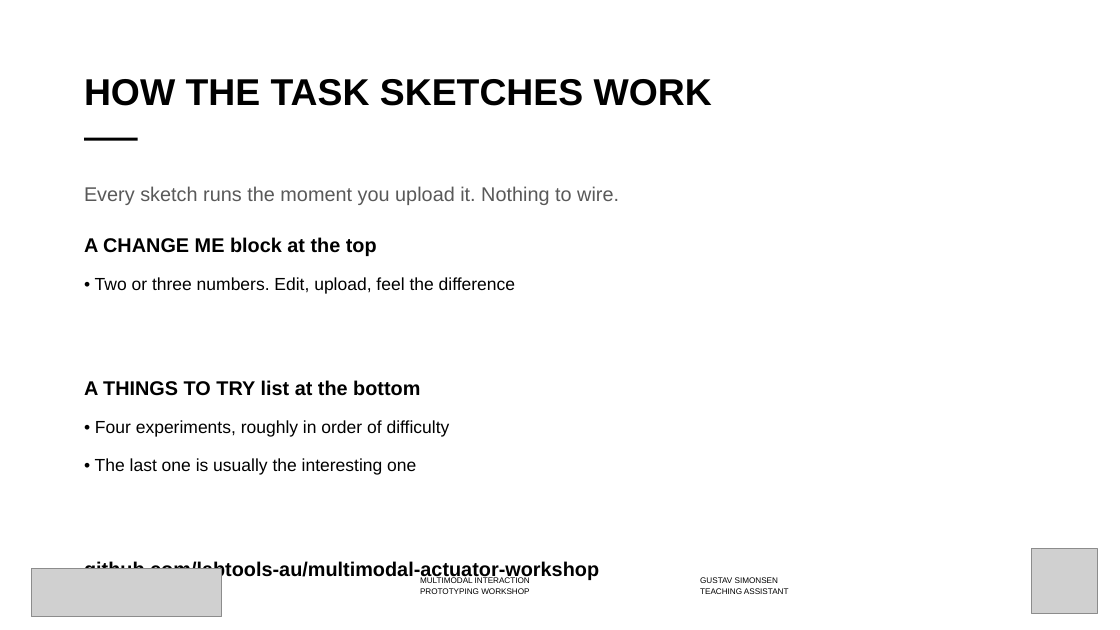
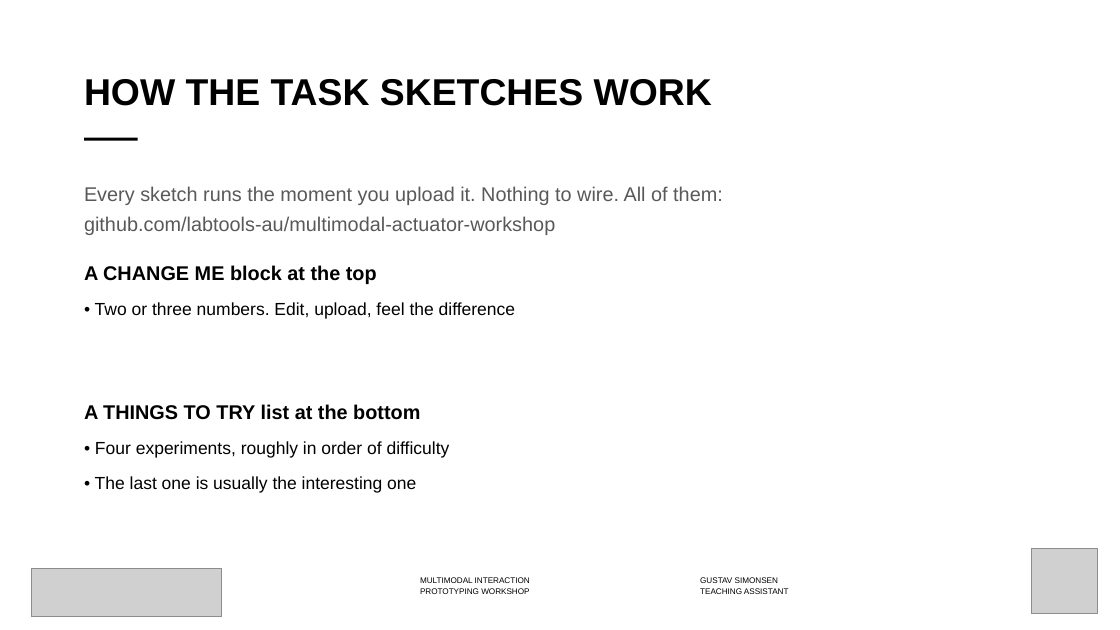
Before and after one commit to labtools-au/multimodal-actuator-workshop, a slide deck: slide 7 of docs/multimodal-actuator-workshop.pptx. Drawn at 1120x630 pixels with LibreOffice and Linux fonts; fonts in the diff are those of the drawing; grey boxes stand for pictures; background and template pictures are left out. Boxes give left, top, right and bottom in pixels: in the first picture for what was removed or moved away, otherwise in the second. Text is boxed around its words. In the diff, an @@ line names an element or a change of style, - is before the commit and + after.

```diff
--- a/docs/multimodal-actuator-workshop.pptx
+++ b/docs/multimodal-actuator-workshop.pptx
@@ text at bbox=[84, 186, 723, 235]: text changed @@
-Every sketch runs the moment you upload it. Nothing to wire.
+Every sketch runs the moment you upload it. Nothing to wire. All of them: github.com/labtools-au/multimodal-actuator-workshop
@@ text at bbox=[84, 265, 515, 493]: less space between paragraphs @@
@@ text at bbox=[84, 561, 599, 581]: paragraph removed @@
-github.com/labtools-au/multimodal-actuator-workshop
```
Also in this commit, not shown: 15 other slides changed, 9 other files.
